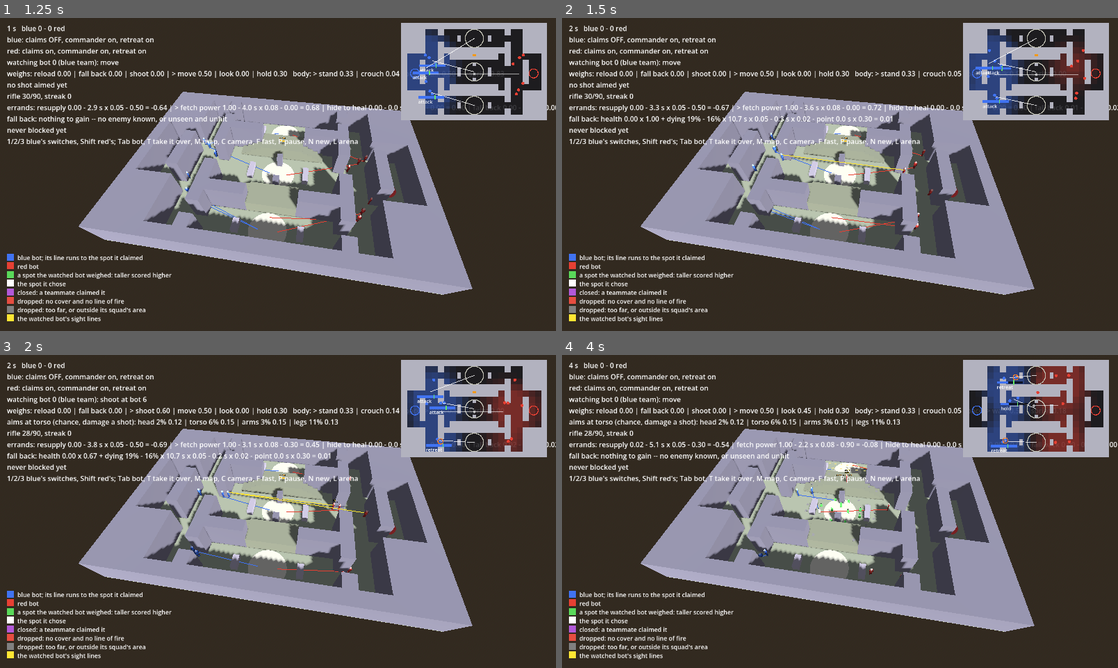
Above: before the commit, frames 1-4 (two rows, left to right).
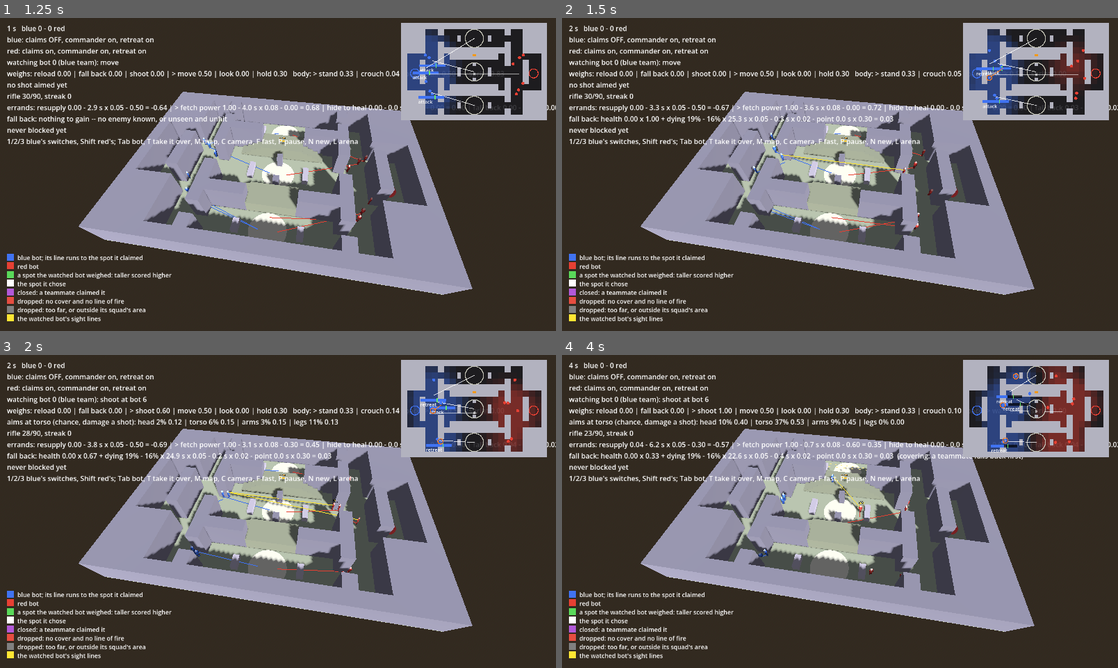
Above: after the commit, the same moments.

Repository: boscocp/game-ai-kit
Game: Godot game, scene res://game3d/botmatch/botmatch.tscn
Same seed, same stepped clock (60 frames per second), same inputs: the game is played once before the commit and once after it. This scene is started directly instead of the project's main scene.
Inputs (mouse positions are in pixels of both pictures, inside the frame that each line leads up to):
- Up to frame 1 (1.25 s): tap Enter (ui_accept) at 0.5, 0.77 s; move the mouse to (400, 158) at 0.52 s; hold Right (ui_right) from 0.53 s (still down); tap 1 at 0.6 s; click (400, 158) at 0.67 s
- Up to frame 2 (1.5 s): release Right (ui_right) at 1.25 s; drag from (728, 190) to (812, 237) at 1.27 s
- Up to frame 3 (2 s): no input
- Up to frame 4 (4 s): move the mouse to (895, 442) at 2.02 s; hold Right (ui_right) 2.03-2.75 s; hold Space 2.03-2.75 s; drag from (812, 574) to (673, 464) at 2.77 s; move the mouse to (1006, 558) at 3.52 s; hold Left (ui_left) from 3.53 s (still down); tap R at 3.6 s; tap Enter (ui_accept) at 3.77 s

Frame 1 is identical in both runs. In frame 2, 0.1% of the frame differs, in the area x 29-93%, y 6-50%; in frame 3, 0.5%; in frame 4, 3.5%, in the area x 4-100%, y 3-71%.

Commit message:
feat: T65, bots come back in waves, as in Team Fortress 2
Proposal 3: a wave every 10 s of the match, and a bot that dies joins the
wave after next, 10 to 20 s; unscaled, as the proposal says. respawn_time
becomes respawn_wave.

Diff:
--- a/godot/game3d/botmatch/match_rules.gd
+++ b/godot/game3d/botmatch/match_rules.gd
@@ -74,7 +74,12 @@
 var make_way_shooting: float = 1.5
 var make_way_reloading: float = 0.5
 var make_way_covering: float = 3.0
-var respawn_time: float = 4.0
+## Bots come back in waves, as Team Fortress 2's do (T65, proposal 3):
+## one every `respawn_wave` seconds of the match, and a bot that dies joins
+## the wave after next -- 10 to 20 s, against healing's 10 to 15 s. TF2
+## scales its wave down below 8 players, by a formula its page does not
+## give; this one is not scaled, and says so.
+var respawn_wave: float = 10.0
 ## Health that comes back (T68, the owner's ask): after
 ## `regeneration_delay` seconds without a hit -- the owner's ten -- health
 ## comes back `regeneration_rate` points a second, up to `regeneration_to`
@@ -153,9 +158,10 @@
 var aim_error_degrees: float = 3.0
 
 
-## Seconds a bot dying at `now` waits to come back.
-func respawn_wait(_now: float) -> float:
-	return respawn_time
+## Seconds a bot dying at `now` waits to come back: until the wave after
+## the next one.
+func respawn_wait(now: float) -> float:
+	return floorf(now / respawn_wave) * respawn_wave + 2.0 * respawn_wave - now
 
 
 ## The zone a point of a body is in: `height` above its feet and `across`
--- a/godot/game3d/botmatch/rules.json
+++ b/godot/game3d/botmatch/rules.json
@@ -33,7 +33,7 @@
   "make_way_shooting": 1.5,
   "make_way_reloading": 0.5,
   "make_way_covering": 3.0,
-  "respawn_time": 4.0,
+  "respawn_wave": 10.0,
   "regeneration_delay": 10.0,
   "regeneration_rate": 20.0,
   "regeneration_to": 100,
